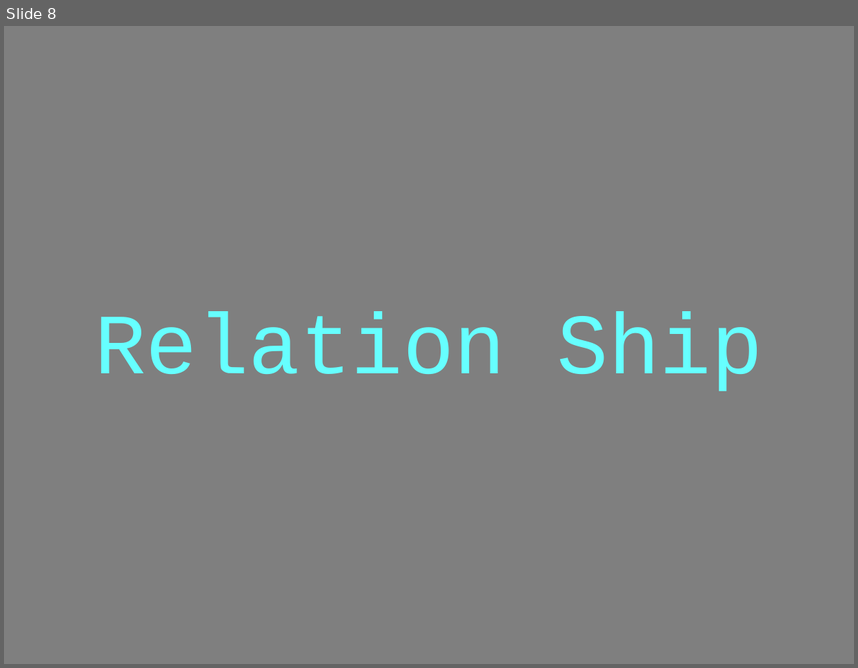
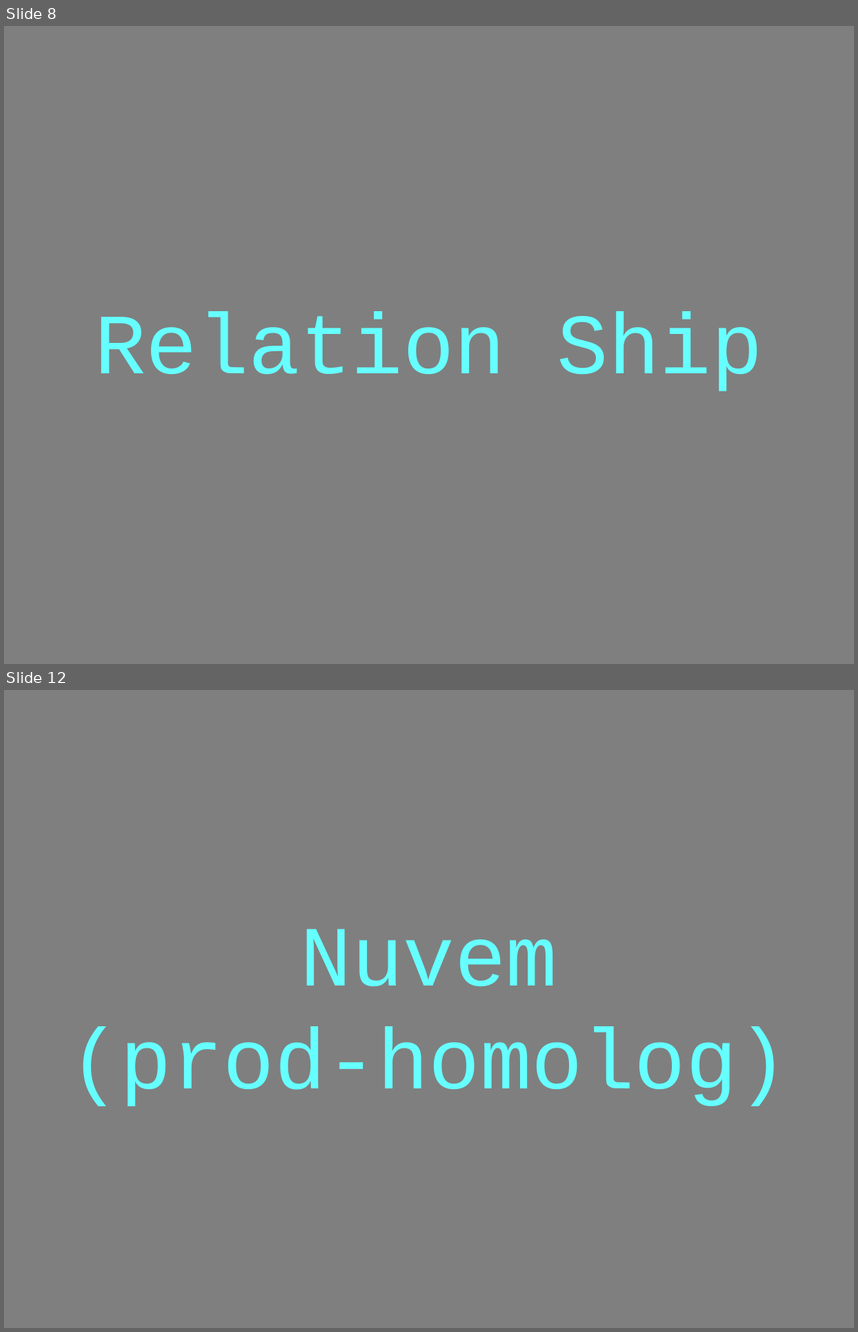
Before and after one commit to Lorensov/talks, a slide deck: be_water_git_flow/Be_water_slides.pptx. Shown one above the other, each under a label of ours: slide 8 before the commit, slides 8 and 12 after it; the slides between them are not shown. The pictures are 858x668 and 858x1332 pixels, drawn with LibreOffice and Linux fonts; fonts in the diff are those of the drawing. Boxes give left, top, right and bottom in pixels: in the first picture for what was removed or moved away, otherwise in the second. Text is boxed around its words. In the diff, an @@ line names an element or a change of style, - is before the commit and + after.

```diff
--- a/be_water_git_flow/Be_water_slides.pptx
+++ b/be_water_git_flow/Be_water_slides.pptx
@@ slide 12 added at box(4, 690, 854, 1328), background #FFFFFF @@
@@ rectangle added at box(4, 690, 854, 1328), fill #000000 at 50% opacity @@
@@ text added at box(69, 929, 789, 1106), 80 pt, text #66FFFF @@
+Nuvem
+(prod-homolog)
```
Also in this commit, not shown: 2 slides changed, 21 other slides added, 11 slides removed, 1 other file.
